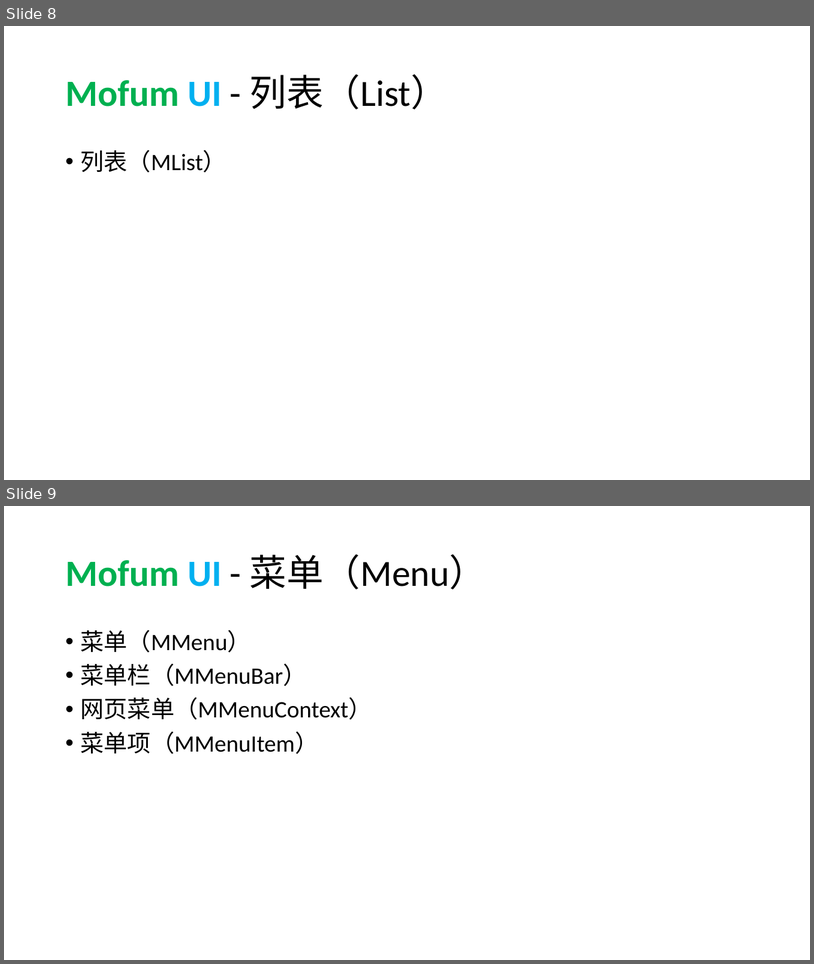
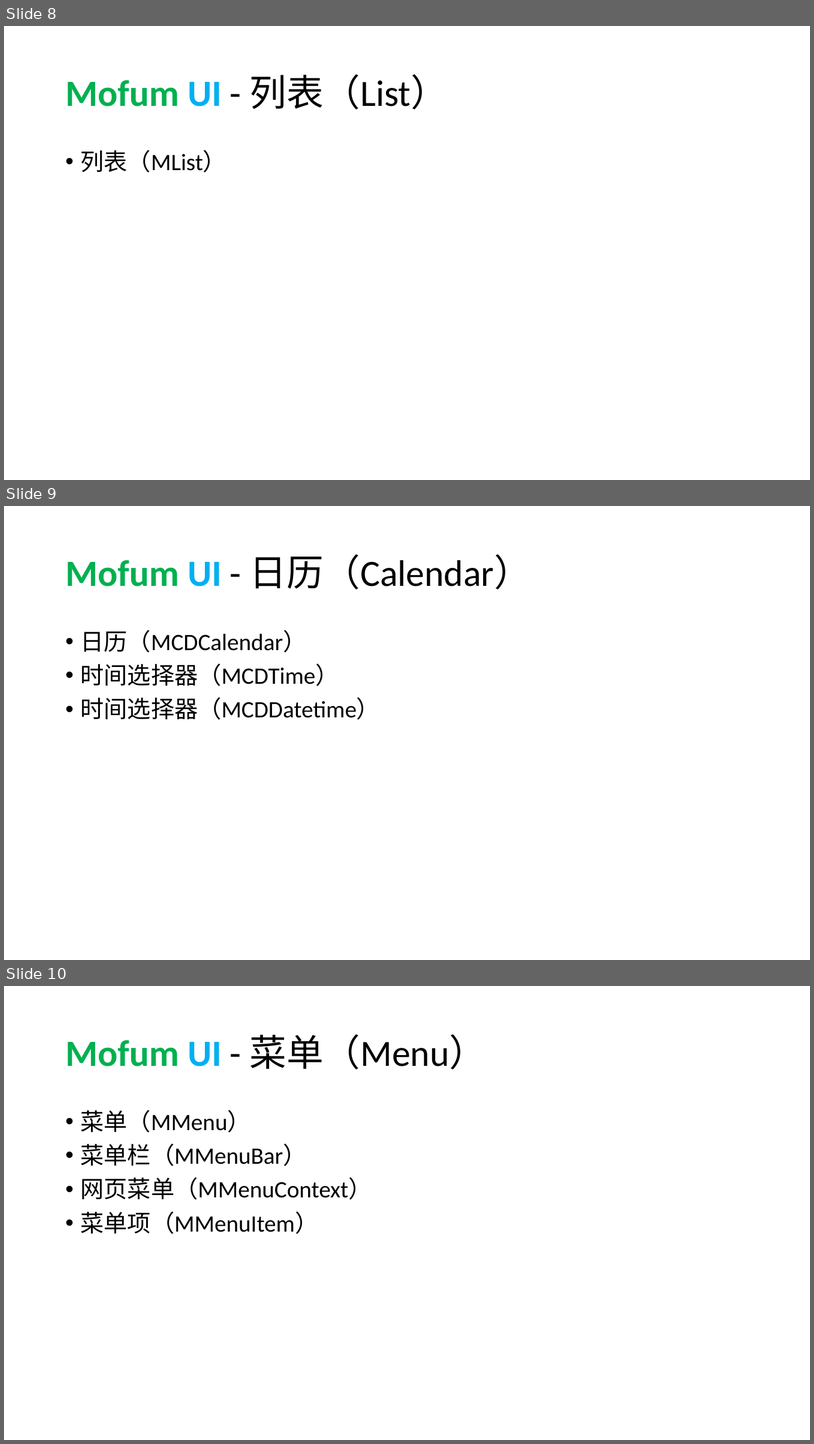
Before and after one commit to mofumui/mofumui-R0508, a slide deck: doc/MofumUI设计.pptx. Shown one above the other, each under a label of ours: slides 8 and 9 before the commit, slides 8, 9 and 10 after it. The pictures are 814x964 and 814x1444 pixels, drawn with LibreOffice and Linux fonts; fonts in the diff are those of the drawing. Boxes give left, top, right and bottom in pixels: in the first picture for what was removed or moved away, otherwise in the second. Text is boxed around its words. In the diff, an @@ line names an element or a change of style, - is before the commit and + after.

```diff
--- a/doc/MofumUI设计.pptx
+++ b/doc/MofumUI设计.pptx
@@ slide 9 added at bbox=[4, 506, 810, 960], background #FFFFFF @@
@@ title added at bbox=[65, 554, 532, 589], 44 pt, text #000000 @@
+Mofum UI - 日历（Calendar）
@@ text added at bbox=[81, 630, 380, 720], 28 pt, text #000000 @@
+• 日历（MCDCalendar）
+• 时间选择器（MCDTime）
+• 时间选择器（MCDDatetime）
@@ what was slide 9 is now slide 10 @@
```
Also in this commit, not shown: 2 slides changed, 2 other slides added, 9 other files.
